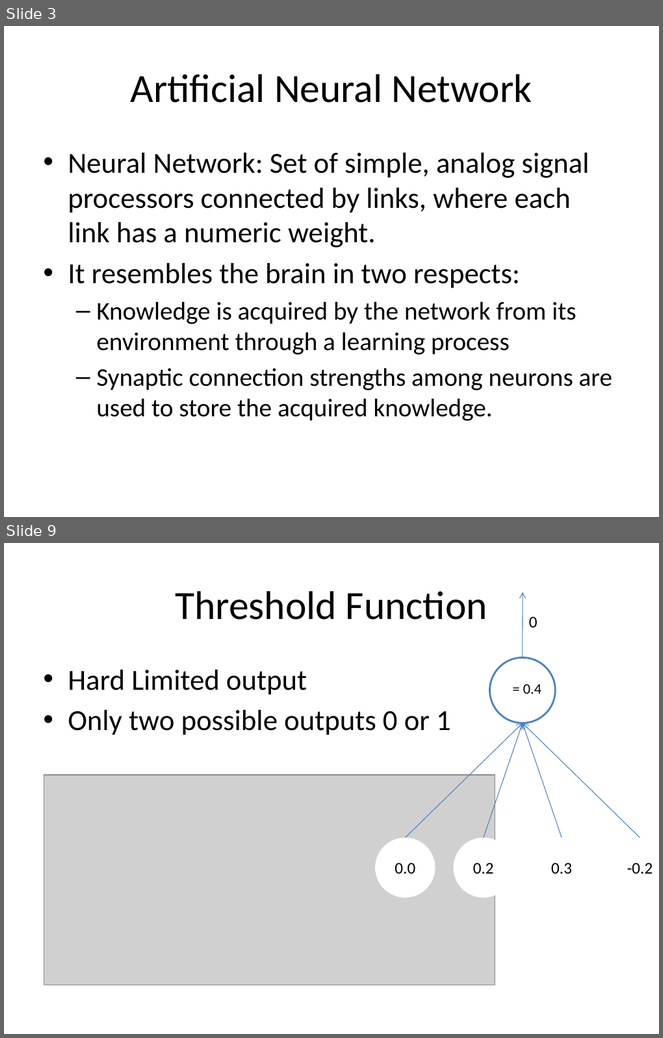
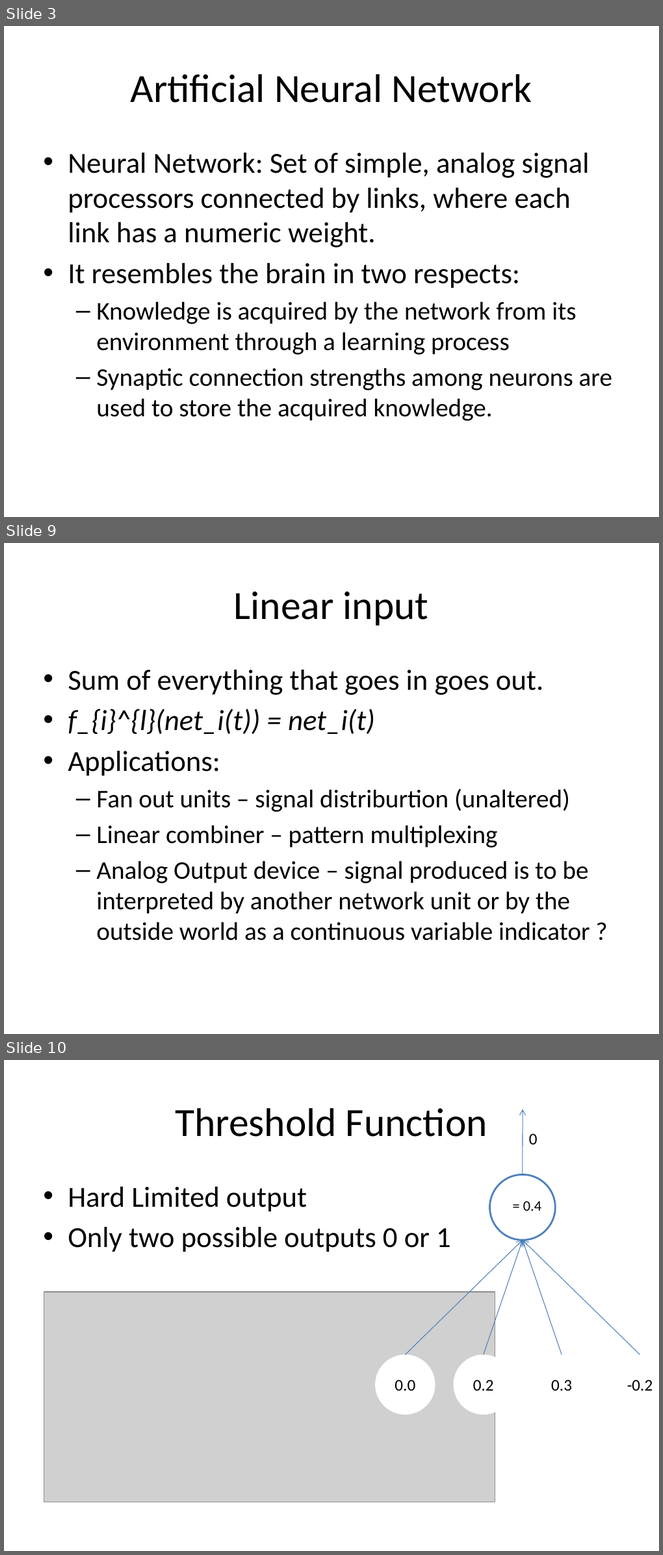
Before and after one commit to edvelezg/unb-nn, a slide deck: Neural Networks.pptx. Shown one above the other, each under a label of ours: slides 3 and 9 before the commit, slides 3, 9 and 10 after it; the slides between them are not shown. The pictures are 663x1038 and 663x1555 pixels, drawn with LibreOffice and Linux fonts; fonts in the diff are those of the drawing; grey boxes stand for pictures; background and template pictures are left out. Boxes give left, top, right and bottom in pixels: in the first picture for what was removed or moved away, otherwise in the second. Text is boxed around its words. In the diff, an @@ line names an element or a change of style, - is before the commit and + after.

```diff
--- a/Neural Networks.pptx
+++ b/Neural Networks.pptx
@@ slide 9 added at [4,543,659,1034], background #FFFFFF @@
@@ title added at [234,591,429,626], 44 pt, text #000000 @@
+Linear input
@@ text added at [68,670,590,941], 28 pt, text #000000 @@
+• Sum of everything that goes in goes out.
+• f_{i}^{l}(net_i(t)) = net_i(t)
+• Applications:
+  – Fan out units – signal distriburtion (unaltered)
+  – Linear combiner – pattern multiplexing
+  – Analog Output device – signal produced is to be interpreted by another network unit or by the outside world as a continuous variable indicator ?
@@ what was slide 9 is now slide 10 @@
```
Also in this commit, not shown: 8 slides changed, 2 other slides added, 1 slide removed.
